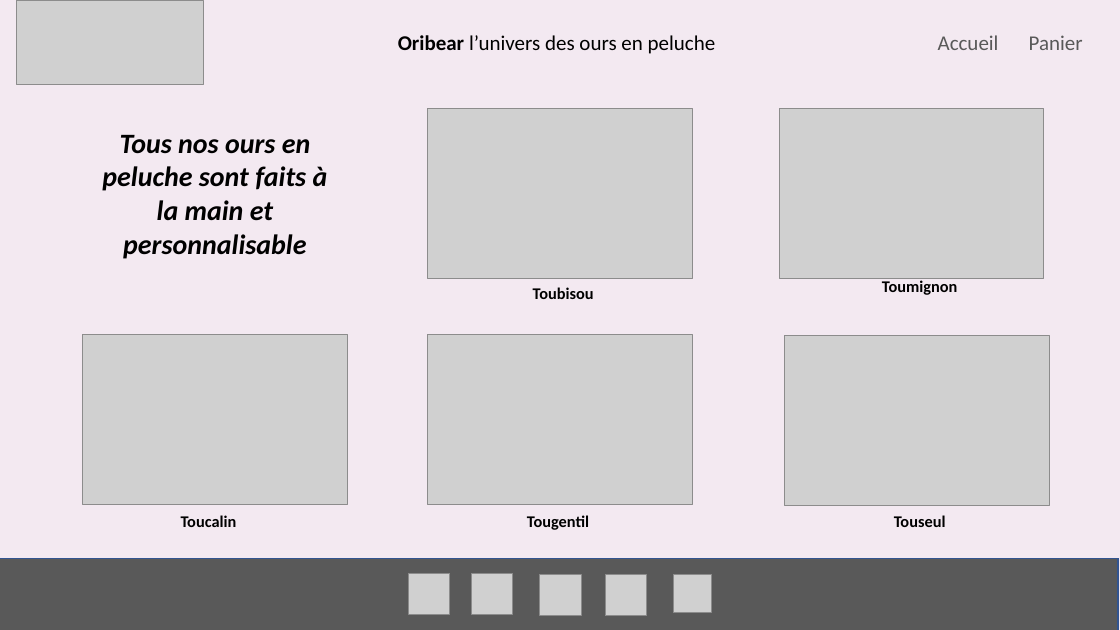
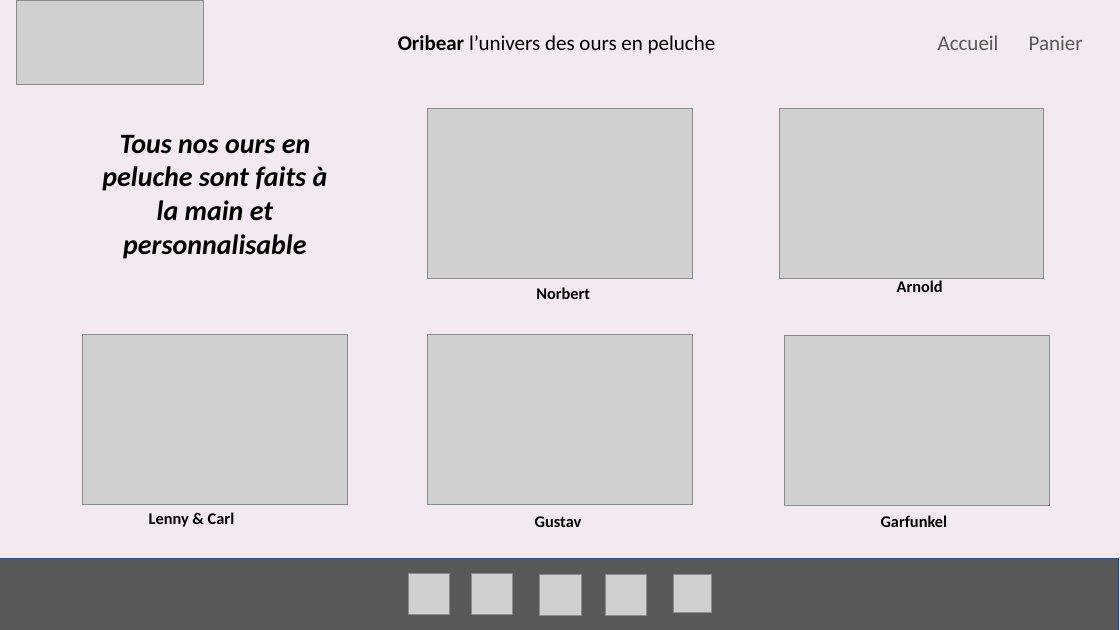
Before and after one commit to darethlao/orinoco, a slide deck: slide 1 of design marquette/orinoco_webdesign_model.pptx. Drawn at 1120x630 pixels with LibreOffice and Linux fonts; fonts in the diff are those of the drawing; grey boxes stand for pictures. Boxes give left, top, right and bottom in pixels: in the first picture for what was removed or moved away, otherwise in the second. Text is boxed around its words. In the diff, an @@ line names an element or a change of style, - is before the commit and + after.

```diff
--- a/design marquette/orinoco_webdesign_model.pptx
+++ b/design marquette/orinoco_webdesign_model.pptx
@@ text at (536,287,590,299): text changed @@
-Toubisou
+Norbert
@@ text at (897,280,943,292): text changed @@
-Toumignon
+Arnold
@@ text at (149,512,235,527): text changed @@
-Toucalin
+Lenny & Carl
@@ text at (535,516,582,527): text changed @@
-Tougentil
+Gustav
@@ text at (881,515,948,527): text changed @@
-Touseul
+Garfunkel
```
Also in this commit, not shown: 7 other slides changed, 1 slide added, 13 other files.
